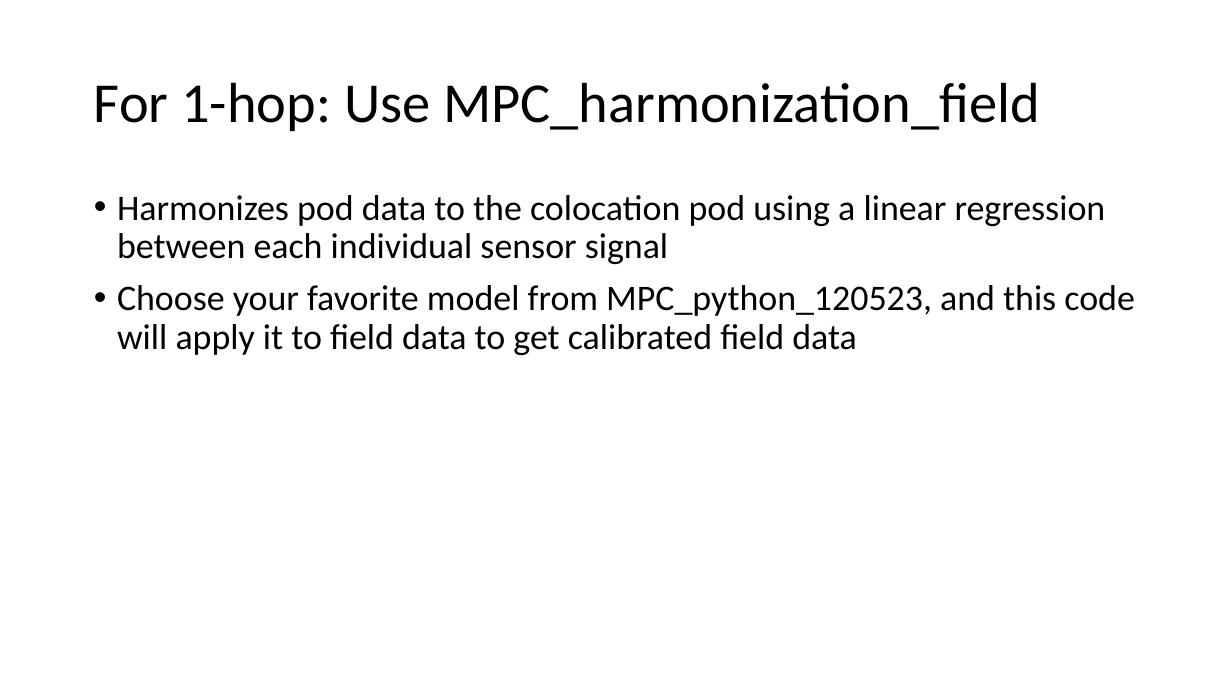
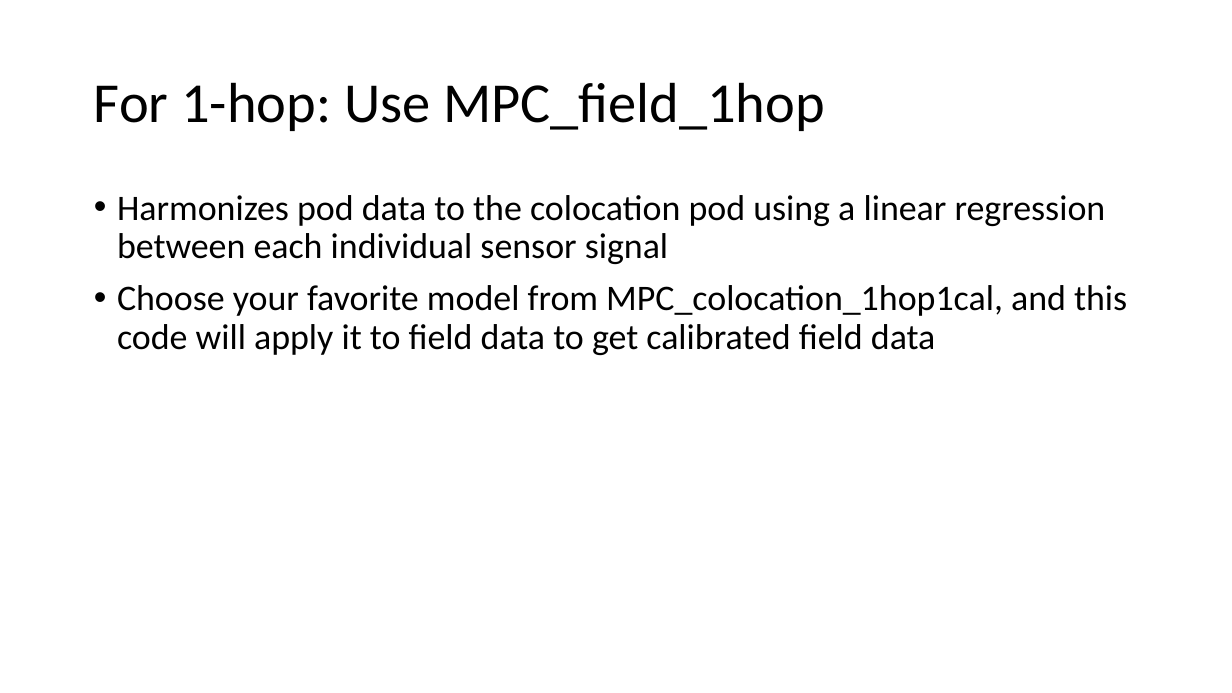
Before and after one commit to cafr1977/MPC_python, a slide deck: slide 45 of Python MPC updated.pptx. Drawn at 1232x693 pixels with LibreOffice and Linux fonts; fonts in the diff are those of the drawing. Boxes give left, top, right and bottom in pixels: in the first picture for what was removed or moved away, otherwise in the second. Text is boxed around its words. In the diff, an @@ line names an element or a change of style, - is before the commit and + after.

```diff
--- a/Python MPC updated.pptx
+++ b/Python MPC updated.pptx
@@ title at (94, 82, 825, 131): text changed @@
-For 1-hop: Use MPC_harmonization_field
+For 1-hop: Use MPC_field_1hop
@@ text at (117, 285, 1127, 355): text changed @@
-• Choose your favorite model from MPC_python_120523, and this code will apply it to field data to get calibrated field data
+• Choose your favorite model from MPC_colocation_1hop1cal, and this code will apply it to field data to get calibrated field data
```
Also in this commit, not shown: 19 other slides changed, 8 other files.
